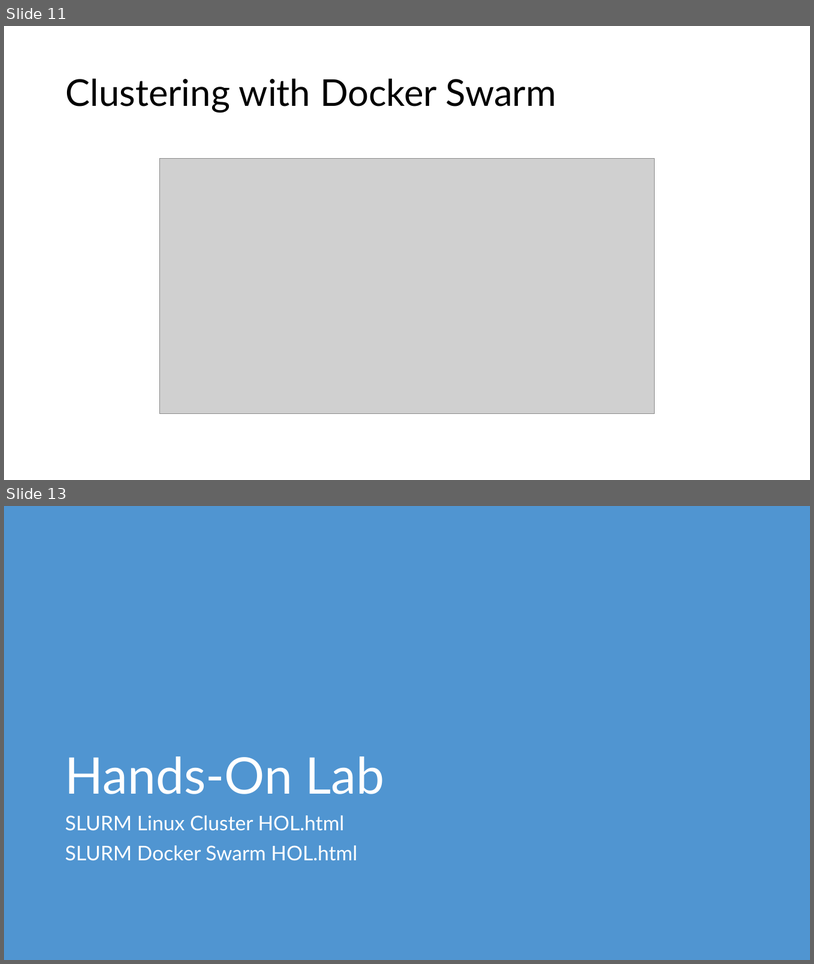
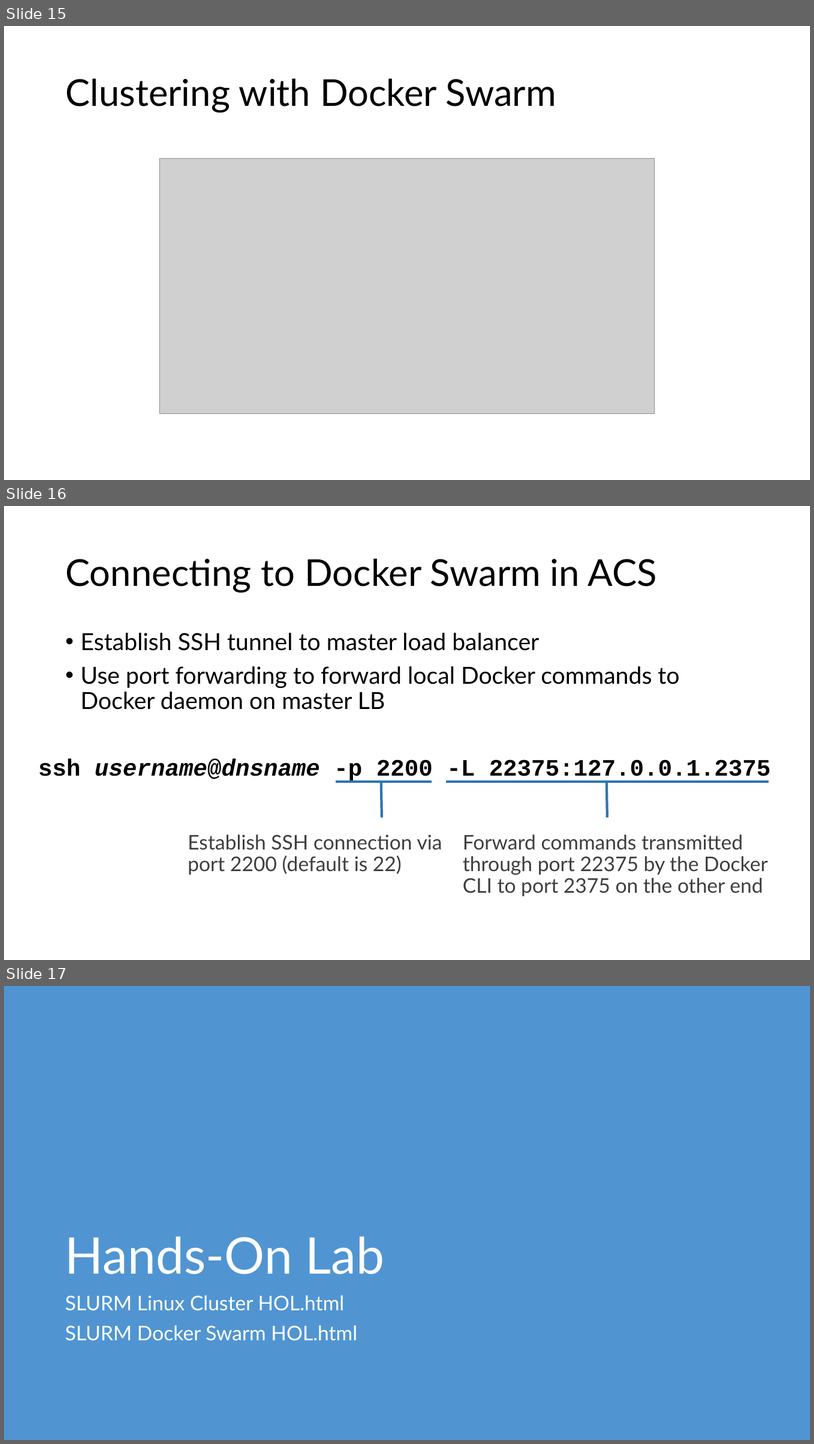
Before and after one commit to microsoft/AcademicContent, a slide deck: Workshop/6. HPC/HPC and Azure Container Service.pptx. Shown one above the other, each under a label of ours: slides 11 and 13 before the commit, slides 15, 16 and 17 after it; the slides between them are not shown. The pictures are 814x964 and 814x1444 pixels, drawn with LibreOffice and Linux fonts; fonts in the diff are those of the drawing; grey boxes stand for pictures. Boxes give left, top, right and bottom in pixels: in the first picture for what was removed or moved away, otherwise in the second. Text is boxed around its words. In the diff, an @@ line names an element or a change of style, - is before the commit and + after.

```diff
--- a/Workshop/6. HPC/HPC and Azure Container Service.pptx
+++ b/Workshop/6. HPC/HPC and Azure Container Service.pptx
@@ slide 16 added at <box>4,506,810,960</box>, background #FFFFFF @@
@@ title added at <box>65,558,657,592</box>, 44 pt, text #000000 @@
+Connecting to Docker Swarm in ACS
@@ text added at <box>81,633,680,709</box>, 28 pt, text #000000 @@
+• Establish SSH tunnel to master load balancer
+• Use port forwarding to forward local Docker commands to Docker daemon on master LB
@@ text added at <box>38,759,771,782</box>, 28 pt, text #000000, bold @@
+ssh username@dnsname -p 2200 -L 22375:127.0.0.1.2375
@@ line added from (336, 782) to (432, 782), #2E75B5 3 pt @@
@@ line added from (381, 782) to (382, 817), #2E75B5 3 pt @@
@@ line added from (446, 782) to (769, 782), #2E75B5 3 pt @@
@@ line added from (607, 782) to (608, 817), #2E75B5 3 pt @@
@@ text added at <box>188,834,443,874</box>, 24 pt, text #3E3E3E @@
+Establish SSH connection via port 2200 (default is 22)
@@ text added at <box>463,834,768,896</box>, 24 pt, text #3E3E3E @@
+Forward commands transmitted through port 22375 by the Docker CLI to port 2375 on the other end
@@ what was slide 11 is now slide 15 @@
@@ what was slide 13 is now slide 17 @@
```
Also in this commit, not shown: 3 slides changed, 3 other slides added.
